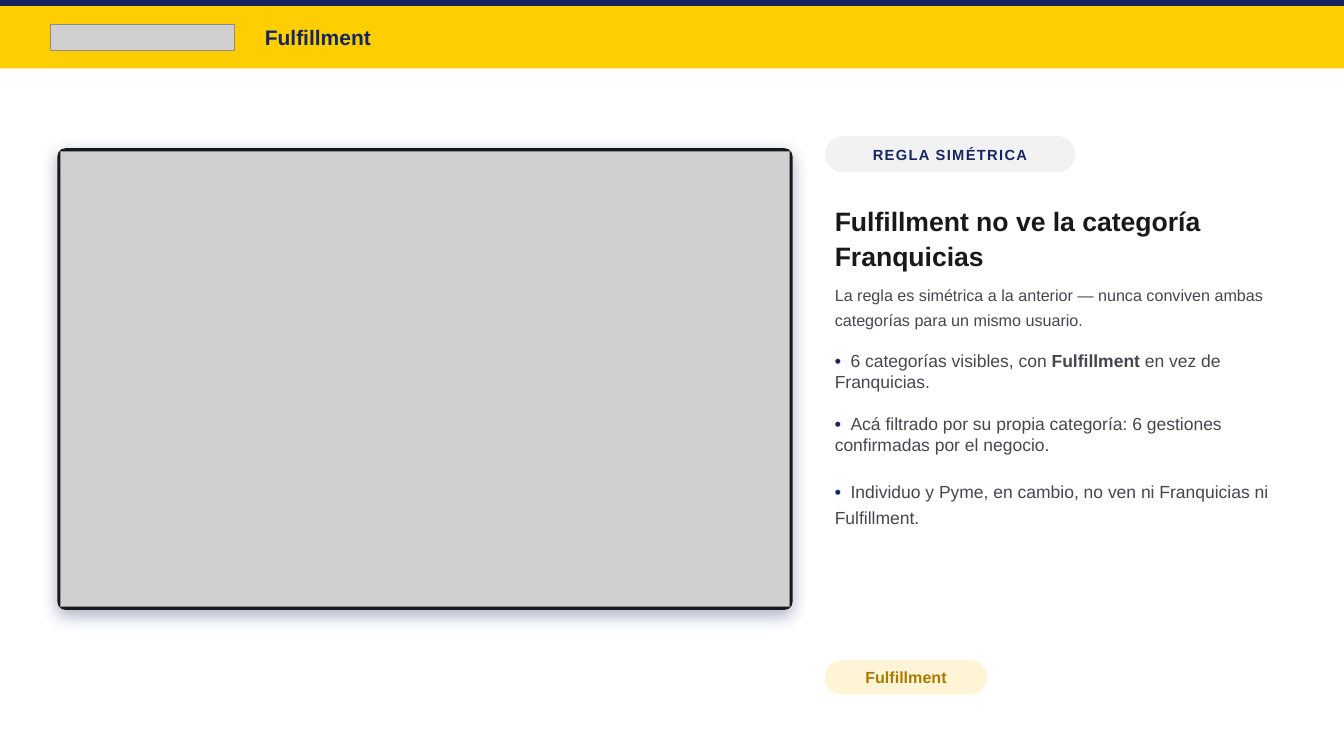
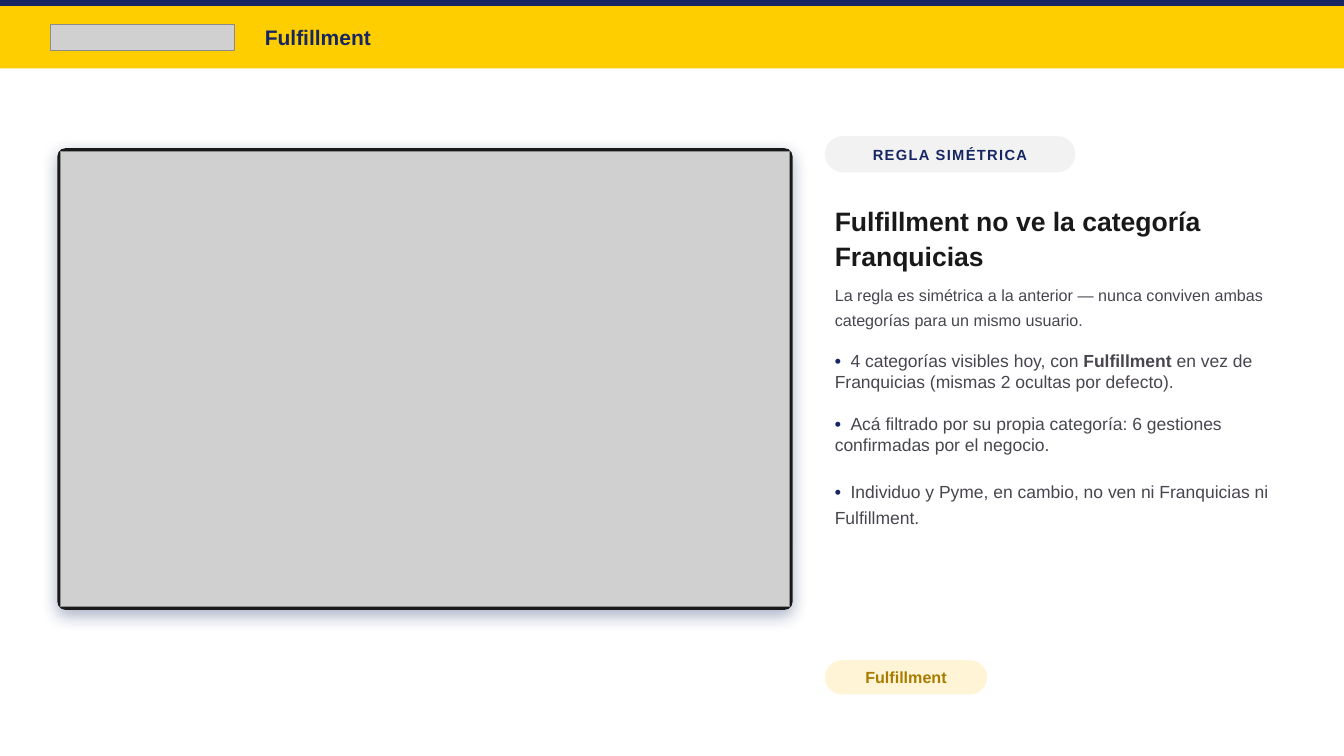
Before and after one commit to Marcolof/consultas-correo, a slide deck: slide 10 of hub/presentaciones/presentacion-v1.pptx. Drawn at 1344x756 pixels with LibreOffice and Linux fonts; fonts in the diff are those of the drawing; grey boxes stand for pictures. Boxes give left, top, right and bottom in pixels: in the first picture for what was removed or moved away, otherwise in the second. Text is boxed around its words. In the diff, an @@ line names an element or a change of style, - is before the commit and + after.

```diff
--- a/hub/presentaciones/presentacion-v1.pptx
+++ b/hub/presentaciones/presentacion-v1.pptx
@@ text at box(835, 354, 1269, 524): text changed @@
-• 6 categorías visibles, con Fulfillment en vez de Franquicias.
-• Acá filtrado por su propia categoría: 6 gestiones confirmadas por el negocio.
-• Individuo y Pyme, en cambio, no ven ni Franquicias ni Fulfillment.
+• 4 categorías visibles hoy, con Fulfillment en vez de Franquicias (mismas 2 ocultas por defecto).
+• Acá filtrado por su propia categoría: 6 gestiones confirmadas por el negocio.
+• Individuo y Pyme, en cambio, no ven ni Franquicias ni Fulfillment.
```
Also in this commit, not shown: 4 other slides changed, 8 other files.
